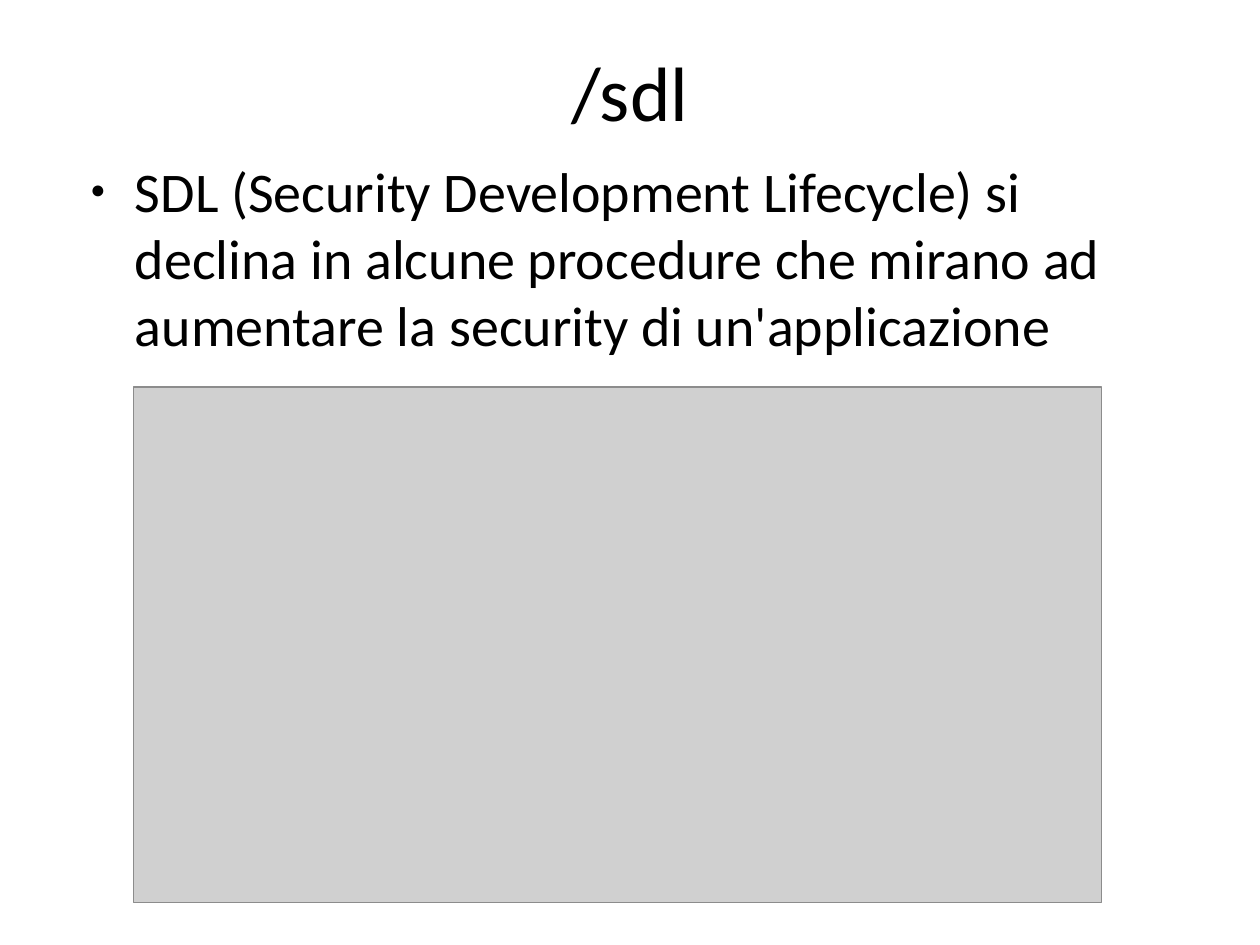
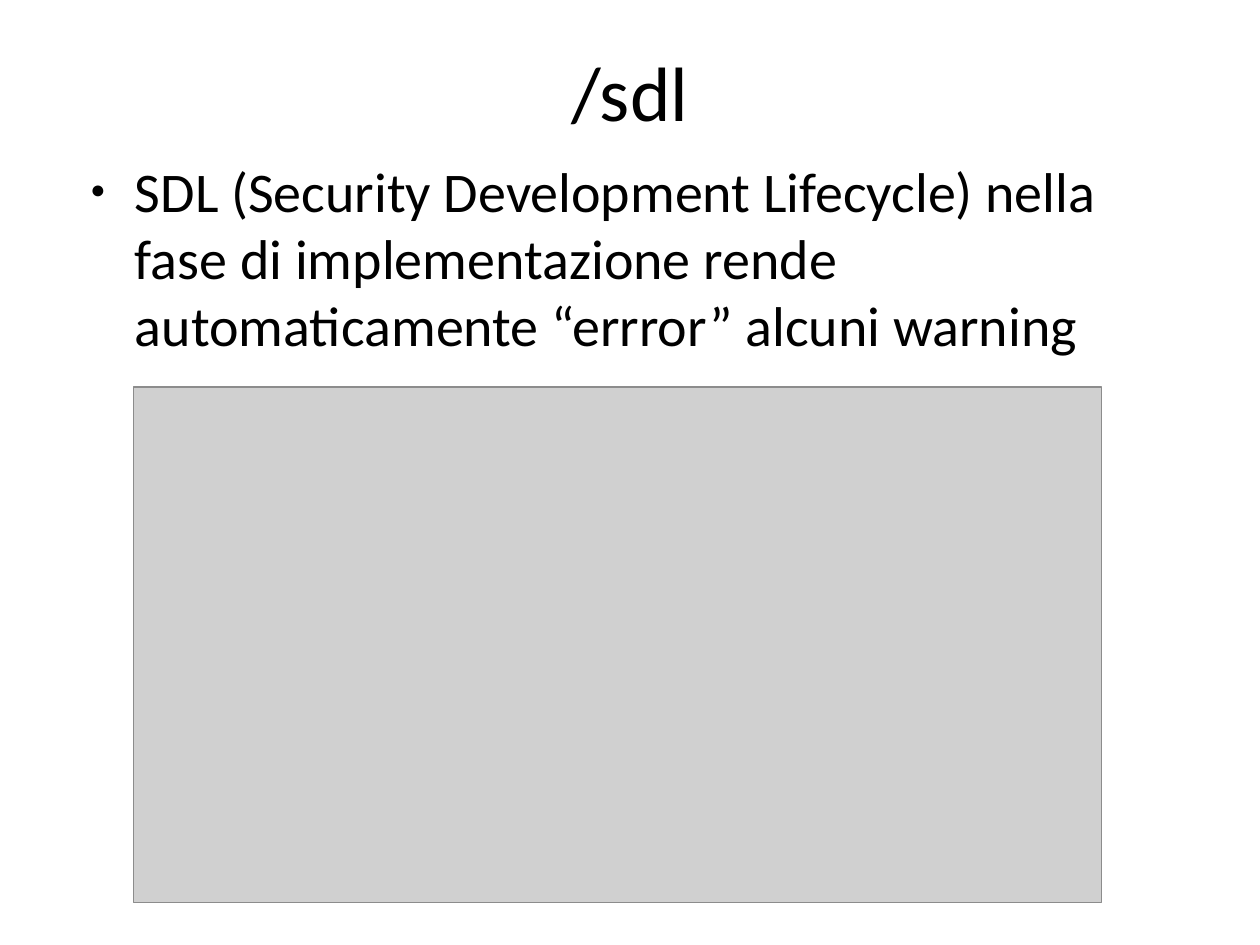
Before and after one commit to guidop/CDays14, a slide deck: slide 9 of CDays14.odp. Drawn at 1260x945 pixels with LibreOffice and Linux fonts; fonts in the diff are those of the drawing; grey boxes stand for pictures. Boxes give left, top, right and bottom in pixels: in the first picture for what was removed or moved away, otherwise in the second. Text is boxed around its words. In the diff, an @@ line names an element or a change of style, - is before the commit and + after.

```diff
--- a/CDays14.odp
+++ b/CDays14.odp
@@ text at (135, 171, 1095, 356): text changed @@
-● SDL (Security Development Lifecycle) si declina in alcune procedure che mirano ad aumentare la security di un'applicazione
+● SDL (Security Development Lifecycle) nella fase di implementazione rende automaticamente “errror” alcuni warning
```
Also in this commit, not shown: 1 other slide changed, 1 slide added, 9 other files.
